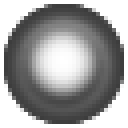
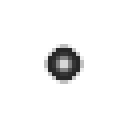
Layers edited between the first and the second 128×128 image:
added group "Edge field" with 2 layers above "Regular" over [44, 44, 84, 84]
added layer "fg" in group "Edge field" over [52, 52, 76, 76]
added layer "bg" in group "Edge field" over [44, 44, 84, 84]
added group "Regular" with 4 layers over [4, 4, 124, 124]
renamed "a #2" to "taken", hid it, moved it into group "Regular" over [16, 12, 112, 108]
renamed "a #1" to "empty_fg", hid it, moved it into group "Regular" over [12, 16, 112, 116]
renamed "a" to "empty_bg", hid it, moved it into group "Regular" over [8, 8, 120, 120]
hid "Background", moved it into group "Regular" over [4, 4, 124, 124]
